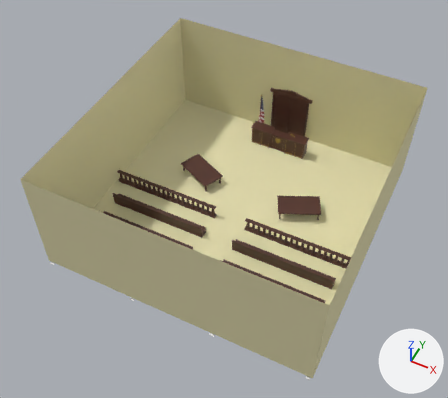
One commit to the Blender file host/public/models/environment.blend: the scene before it, then after it.
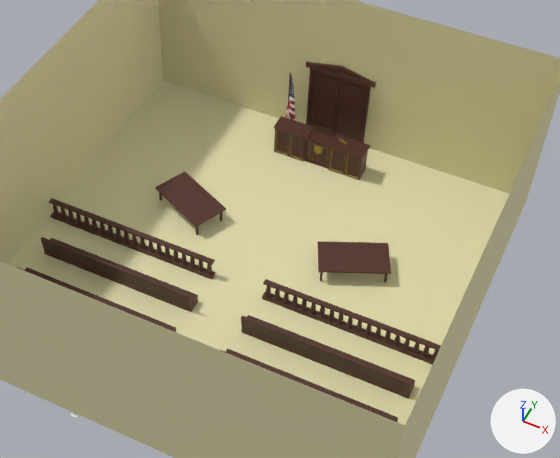
Each version is shown whole from a 50 mm lens placed at (38.6, -93.7, 107.6), pointed at (-1.0, -14.6, 8.8), then close up on the part from 20% to 94% of the width and 13% to 82% of the height. The axes (+X, +Y, +Z) are drawn at lower right. The lights are the same throughout.

Objects in the first close-up: 'Cube', 'floor', 'podium', 'railing', 'tables', 'wall_deco', 'walls'.
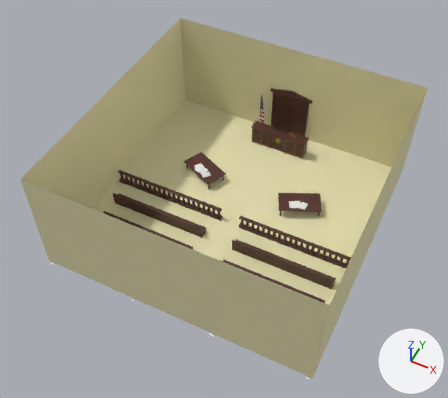
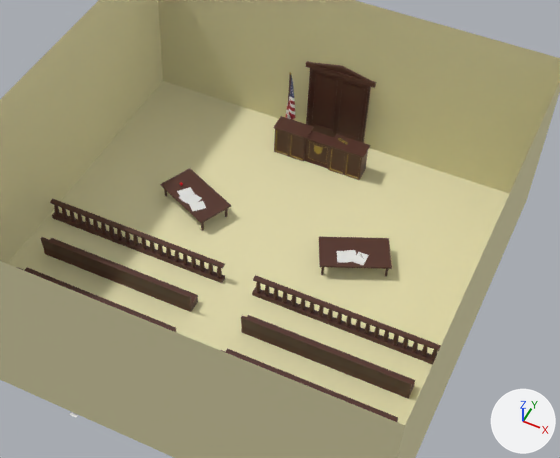
Location of each change, [x1, y1, x2, y2] in pixels of the close-ups (560 x 458 px):
'railing', mesh moved, modifiers changed
    before: [49, 198, 441, 365]
    after: [50, 199, 441, 365]
'tables', moved
    before: [155, 171, 391, 282]
    after: [160, 168, 392, 276]
'paper', added
    after: [345, 250, 358, 262]
'paper.002', added
    after: [354, 252, 369, 265]
'paper.006', added
    after: [177, 187, 194, 198]
'paper.001', added
    after: [337, 251, 348, 263]
'paper.003', added
    after: [186, 194, 202, 206]
'paper.005', added
    after: [189, 201, 206, 211]
'paper.004', added
    after: [178, 194, 193, 203]

Diff of the bpy script that builds the scene:
```diff
--- a/host/public/models/environment.blend.py
+++ b/host/public/models/environment.blend.py
@@ mat_white @@
+mat_white = principled_material('white')
+mat_white.base_color = (0.8, 0.8, 0.8)  # white #e7e7e7
+mat_white.roughness = 1.0
@@ me_cube_002 @@
 me_cube_002.from_pydata(...)  # 64 vertices, 46 faces; spans x 3.72..5.0, y -0.47..0.47, z -0.07..3.23
 # used by ob_railing; location = (0.0, -13.3, 0.0)
+# me_cube_002 part 1: the whole mesh is moved by (-1.47, 0.0, 0.0)
 me_cube_002.materials.append(mat_wood)
@@ me_plane_012 @@
+me_plane_012.from_pydata([(-0.74, -1.03, 0.0), (0.74, -1.03, 0.0), (-0.74, 1.03, 0.0), (0.74, 1.03, 0.0)], [], [(0, 1, 3, 2)])
+me_plane_012.materials.append(mat_white)  # white #e7e7e7
@@ ob_railing @@
 _m = ob_railing.modifiers.new('Array', 'ARRAY')
-_m.count = 20
+_m.count = 21
 _m.use_merge_vertices = True
@@ ob_tables @@
 ob_tables = bpy.data.objects.new('tables', me_cube_004)
-ob_tables.location = (12.4, -3.6, 0.3)
+ob_tables.location = (12.1, -2.5, 0.1)
 ob_tables.rotation_euler = (0.0, 0.0, 0.433)  # degrees (0, 0, 25)
@@ ob_paper_006 @@
+ob_paper_006 = bpy.data.objects.new('paper.006', me_plane_012)
+ob_paper_006.location = (-13.5, -2.8, 2.4)
+ob_paper_006.rotation_euler = (0.0, 0.0, -0.683)  # degrees (0, 0, -39)
@@ ob_paper_005 @@
+ob_paper_005 = bpy.data.objects.new('paper.005', me_plane_012.copy())
+ob_paper_005.location = (-10.8, -4.4, 2.3)
+ob_paper_005.rotation_euler = (0.0, 0.0, -0.742)  # degrees (0, 0, -43)
@@ ob_paper_004 @@
+ob_paper_004 = bpy.data.objects.new('paper.004', me_plane_012.copy())
+ob_paper_004.location = (-13.0, -3.4, 2.3)
+ob_paper_004.rotation_euler = (0.0, 0.0, -0.302)  # degrees (0, 0, -17)
@@ ob_paper_003 @@
+ob_paper_003 = bpy.data.objects.new('paper.003', me_plane_012.copy())
+ob_paper_003.location = (-11.8, -3.6, 2.4)
+ob_paper_003.rotation_euler = (0.0, 0.0, -0.177)  # degrees (0, 0, -10)
@@ ob_paper_002 @@
+ob_paper_002 = bpy.data.objects.new('paper.002', me_plane_012.copy())
+ob_paper_002.location = (13.3, -3.3, 2.3)
+ob_paper_002.rotation_euler = (0.0, 0.0, 0.00758)  # degrees (0, 0, 0.4)
@@ ob_paper_001 @@
+ob_paper_001 = bpy.data.objects.new('paper.001', me_plane_012.copy())
+ob_paper_001.location = (11.0, -4.1, 2.3)
+ob_paper_001.rotation_euler = (0.0, 0.0, 0.447)  # degrees (0, 0, 26)
@@ ob_paper @@
+ob_paper = bpy.data.objects.new('paper', me_plane_012.copy())
+ob_paper.location = (12.0, -3.5, 2.4)
+ob_paper.rotation_euler = (0.0, 0.0, 0.572)  # degrees (0, 0, 33)
```
